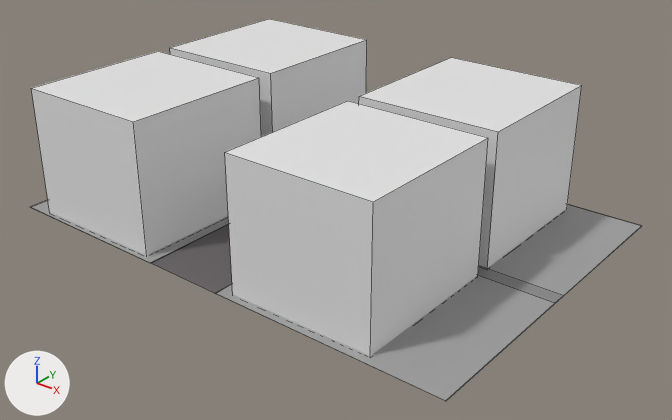
One commit to the FBX model Assets/models/city/street model.fbx: the scene before it, then after it.
Both versions are drawn from a 50 mm lens placed at (-15.9, 73.0, 67.9), pointed at (-99.5, 177.5, 3.1). Every picture has the same lights, and +X, +Y and +Z are marked at lower left. Mesh edges are drawn as thin lines. Where no turn or scale is listed for an object, it has been applied to the vertices.
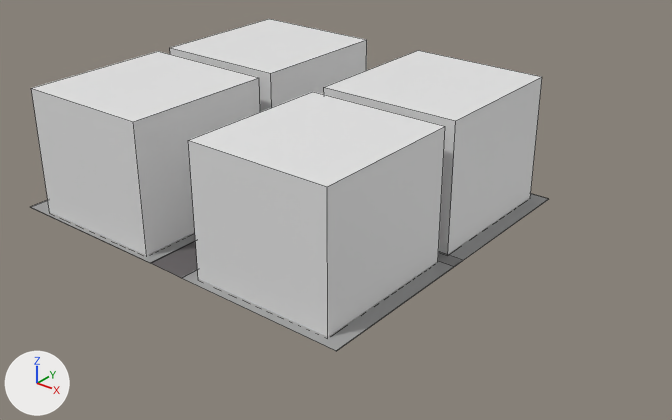
The newer file is also turned or shifted as a whole; pictures and numbers use the older file's frame.

Boxes [x1, y1, x2, y2] around the edits, measured in the pictures (672 x 420 px; the box of a moved part takes in the faces that stretch with it):
'Cube.001', mesh moved
    before: [225, 101, 488, 356]
    after: [188, 92, 445, 337]
'Plane', reshaped (15% narrower, 22% shorter)
    before: [31, 200, 641, 401]
    after: [31, 194, 549, 351]
'Cube.002', mesh moved
    before: [359, 57, 582, 268]
    after: [324, 50, 542, 254]
part 3 of me_plane, moved or reshaped
    before: [179, 204, 641, 401]
    after: [178, 194, 549, 351]

Edits to the bpy script that builds the scene:
```text
Change me_cube_002:
    where me_cube_002.from_pydata(...)  # 8 vertices, 6 faces; spans x -1.0..23.2, y -25.1..1.0, z -1.0..20.7
    used by ob_cube_002; location = (-96.8, 206.2, 0.9)
    me_cube_002 part 1: the whole mesh is moved by (-6.9, 0.0, 0.0)
Change me_cube_001:
    where me_cube_001.from_pydata(...)  # 8 vertices, 6 faces; spans x -1.0..23.2, y -25.1..1.0, z -1.0..20.7
    used by ob_cube_001; location = (-96.8, 177.3, 0.9)
    me_cube_001 part 2: the whole mesh is moved by (-6.9, 0.0, 0.0)
Change me_plane:
    where me_plane.from_pydata(...)  # 32 vertices, 25 faces; spans x -37.5..45.6, y -29.3..29.0, z 0.0..0.1
    used by ob_plane; location = (-107.0, 179.7, 0.0)
    me_plane part 3: all 16 vertices in x 6.9..45.6, y -29.3..29.0, z 0.0..0.1 are scaled about their middle by (0.754, 1, 1), then moved by (-11.7, 0.0, 0.0)
```
